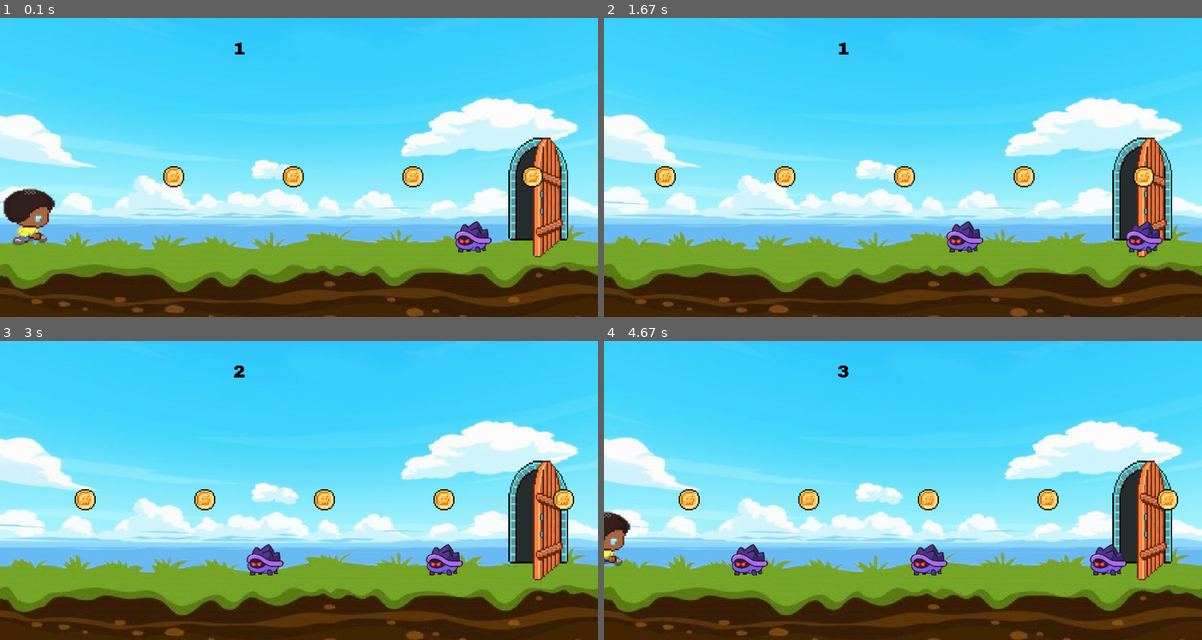
Above: before the commit, frames 1-4 (two rows, left to right).
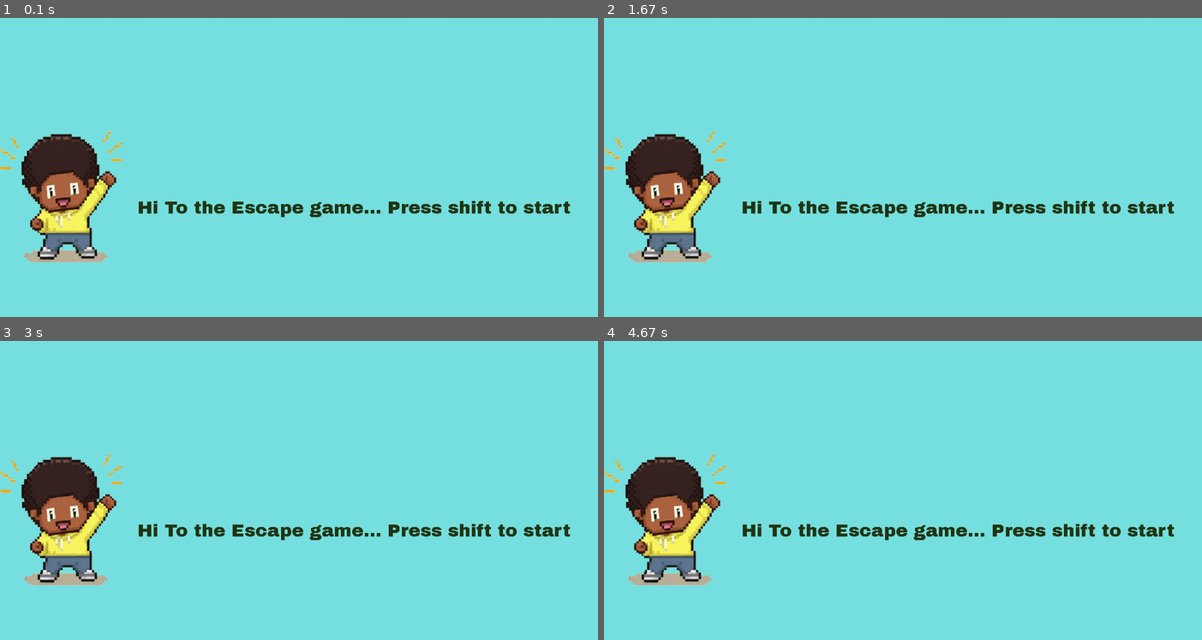
Above: after the commit, the same moments.

Repository: wafaadam548-bot/Pygame_project
Game: pygame game, started from main.py
The game is run twice, just before and just after one commit, with the same random seed, the same clock (stepped at 60 frames per second) and the same inputs.
Inputs:
- Up to frame 1 (0.1 s): no input
- Up to frame 2 (1.67 s): hold Left 0.33-0.87 s; hold Left 0.9-1.3 s; hold Up from 1.33 s (still down)
- Up to frame 3 (3 s): release Up at 1.7 s; hold Right 1.73-2.37 s; hold Left 2.4-2.87 s; hold Right from 2.9 s (still down)
- Up to frame 4 (4.67 s): release Right at 3.37 s; hold Up 3.4-3.7 s; hold Right 3.73-4.2 s; hold Left from 4.23 s (still down)

The runs differ from the first frame. In frame 1, 99% of the frame differs, in the area x 0-100%, y 0-100%; in frame 2, 99%; in frame 3, 99%; in frame 4, 99%.

Commit message:
make the 2 files in one files

Diff:
--- a/main.py
+++ b/main.py
@@ -6,7 +6,7 @@
 pg.mixer.init()
 width=1000
 height=500
-game_active=True
+game_active=False
 coin_sound=pg.mixer.Sound("Sound/sound.wav")
 game_over_sound=pg.mixer.Sound("Sound/game_over.wav")
 Jump_sound=pg.mixer.Sound("Sound/jump.wav")
@@ -35,6 +35,8 @@
 door_image=pg.transform.scale(door_image,(100,200))
 door_rect=door_image.get_rect(center=(900,300))
 move=50
+win_played = False
+greating=font.render("Hi To the Escape game... Press shift to start",False,(34,54,21))
 player3=pg.image.load("Image/Player/Player3.png").convert_alpha()
 player3=pg.transform.scale(player3,(300,300))
 player3_rect=player3.get_rect(center=(100,300))
@@ -58,42 +60,56 @@
     enemy_rects.append(enemy_rect)
 
 while True:
+
     for event in pg.event.get():
         if event.type==pg.QUIT:
             pg.quit()#tell python to shut down all the pygame moudel
             exit()#telling python to stop running the entire file
-        if game_active: #if the game is runing
-            if event.type==pg.KEYDOWN:
-                if player1_rect.bottom>=380:# the player can't jump until the player tuch the ground
-                    if event.key==pg.K_UP:
-                        player_gravity=-24
-                        Jump_sound.play()
-        else:#if the game is not runing
-            if event.type==pg.KEYDOWN:
-                if event.key==pg.K_RETURN:
-                    pg.quit()
-                    exit()
-                if event.key==pg.K_SPACE:
-                    game_active=True
-                    enemy_rect.left=1000
-                    start_time=int(pg.time.get_ticks()/1000)
-                    score=0
-                    coins_rect=[]
-                    for i in range(90):
-                        coin_rect=coins.get_rect(midbottom=(100+ i * 200,350))#the i represent the space betwen each coin
-                        coins_rect.append(coin_rect)
-                    enemy_rects=[]
-                    for i in range(4):
-                        enemy_rect=enemy_image.get_rect(midbottom=(800+i*300,400))
-                        enemy_rects.append(enemy_rect)
-                    player_gravity = 0
-                    player1_rect.midbottom = (move, 400)
-    if game_active:
+        if event.type==pg.KEYDOWN:
+            if event.key==pg.K_RSHIFT:
+                game_active=True
+                start_time = int(pg.time.get_ticks() / 1000)
+            if game_active: #if the game is runing
+                if event.type==pg.KEYDOWN:
+                    if player1_rect.bottom>=380:# the player can't jump until the player tuch the ground
+                        if event.key==pg.K_UP:
+                            player_gravity=-24
+                            Jump_sound.play()
+            else:#if the game is not runing
+                if event.type==pg.KEYDOWN:
+                    if event.key==pg.K_RETURN:
+                        pg.quit()
+                        exit()
+                    if event.key==pg.K_SPACE:
+                        game_active=True
+                        enemy_rect.left=1000
+                        start_time=int(pg.time.get_ticks()/1000)
+                        score=0
+                        win_played=False
+                        coins_rect=[]
+                        for i in range(90):
+                            coin_rect=coins.get_rect(midbottom=(100+ i * 200,350))#the i represent the space betwen each coin
+                            coins_rect.append(coin_rect)
+                        enemy_rects=[]
+                        for i in range(4):
+                            enemy_rect=enemy_image.get_rect(midbottom=(800+i*300,400))
+                            enemy_rects.append(enemy_rect)
+                        player_gravity = 0
+
+                        player1_rect.midbottom = (move, 400)
+    if  not game_active and start_time==0:
+        screen.fill((120,225,225))
+        screen.blit(greating,(230,300))
+        screen.blit(player3,player3_rect)
+    elif game_active==True:
         screen.blit(sky_imaage,(0,0))
         screen.blit(ground_image,(0,340))
         screen.blit(door_image,door_rect)
         if player1_rect.colliderect(door_rect):
             game_active=False
+            if not win_played:
+                win_sound.play()
+                win_played = True
 
         #enemy_x_position-=6
         keys = pg.key.get_pressed()
@@ -145,7 +161,6 @@
             game_over=font.render("   You Win =)...Press Enter to exit the game :) ", False,"Black")
             screen.blit(game_over,(250,height/2))
             screen.blit(player3,player3_rect)
-            win_sound.play()
 
 
     pg.display.update()
--- a/main_page.py
+++ /dev/null
@@ -1,24 +0,0 @@
-import pygame as pg
-from sys import exit
-import random
-import main
-pg.init()
-width=1000
-hieght=500
-screen=pg.display.set_mode((width,hieght))
-Caption=pg.display.set_caption("Game World ")
-font=pg.font.Font("Font/Archivo_Black/ArchivoBlack-Regular.ttf",30)
-greating=font.render("""Hi To the Escape game... Press shift to start
-                      """,False,(34,54,21))
-while True:
-    for event in pg.event.get():
-        if event.type==pg.QUIT:
-            pg.quit()
-            exit()
-        if event.type==pg.KEYDOWN:
-            if event.key==pg.K_RSHIFT or event.key==pg.K_LSHIFT:
-                #import the game file
-                main.start_game()
-    screen.blit(greating,(100,200))
-
-    pg.display.update()
